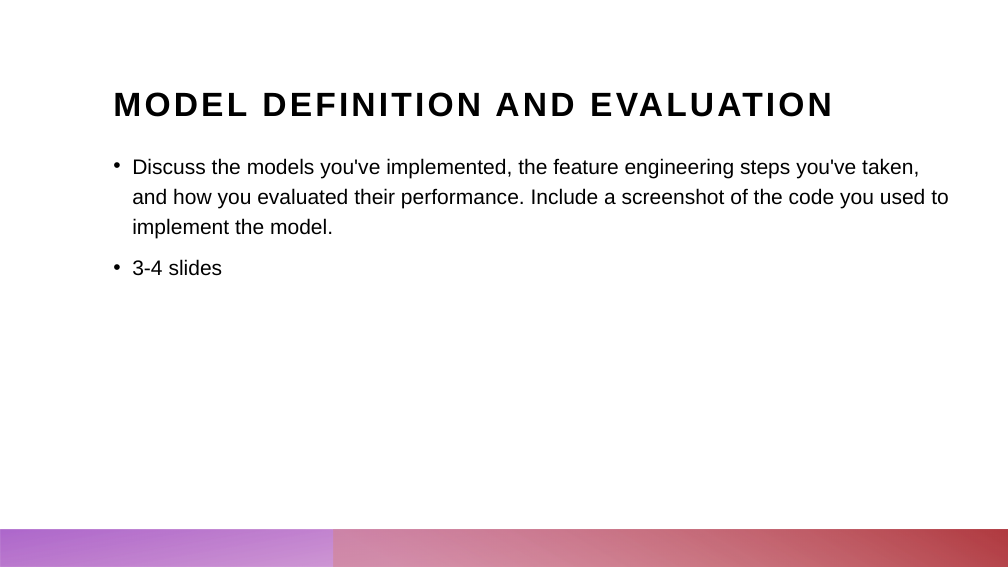
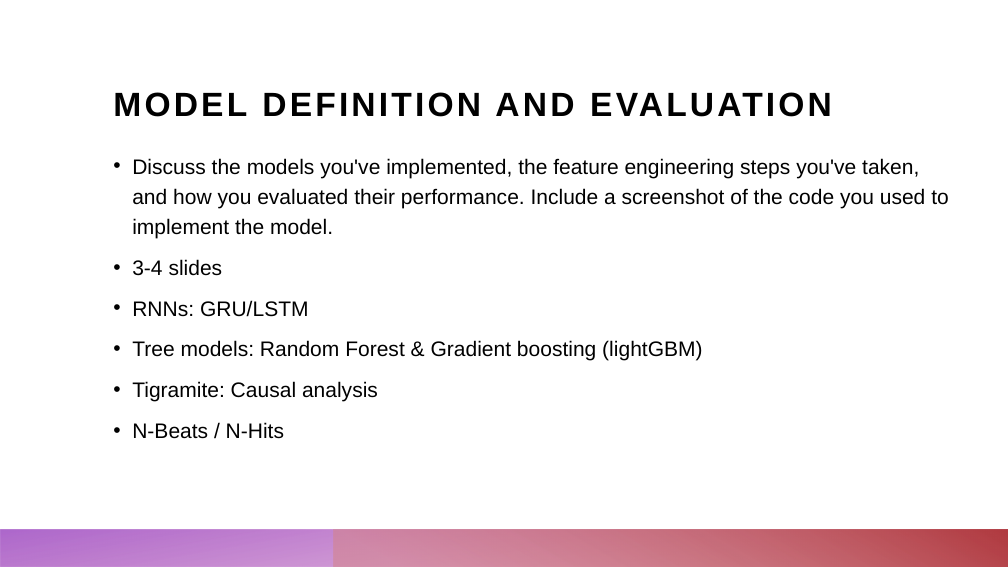
Before and after one commit to ChristopherKunze-Git/AdvancedTimeSeriesCourse-Engineering-Data, a slide deck: slide 8 of 4_Presentation/Blood_glucose_prediction.pptx (slide 7 before the commit). Drawn at 1008x567 pixels with LibreOffice and Linux fonts; fonts in the diff are those of the drawing. Boxes give left, top, right and bottom in pixels: in the first picture for what was removed or moved away, otherwise in the second. Text is boxed around its words. In the diff, an @@ line names an element or a change of style, - is before the commit and + after.

Commit message:
presentation+

```diff
--- a/4_Presentation/Blood_glucose_prediction.pptx
+++ b/4_Presentation/Blood_glucose_prediction.pptx
@@ text at (132,300,702,439): paragraphs added @@
+• RNNs: GRU/LSTM
+• Tree models: Random Forest & Gradient boosting (lightGBM)
+• Tigramite: Causal analysis
+• N-Beats / N-Hits
```
Also in this commit, not shown: 3 other slides changed, 6 slides added, 1 slide removed.
